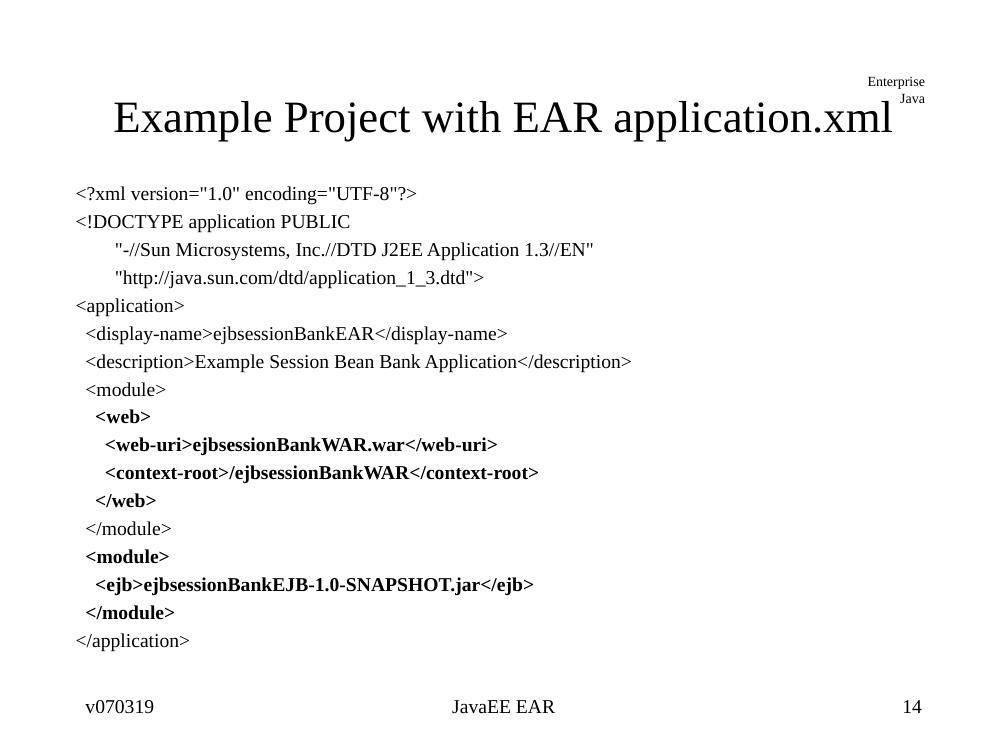
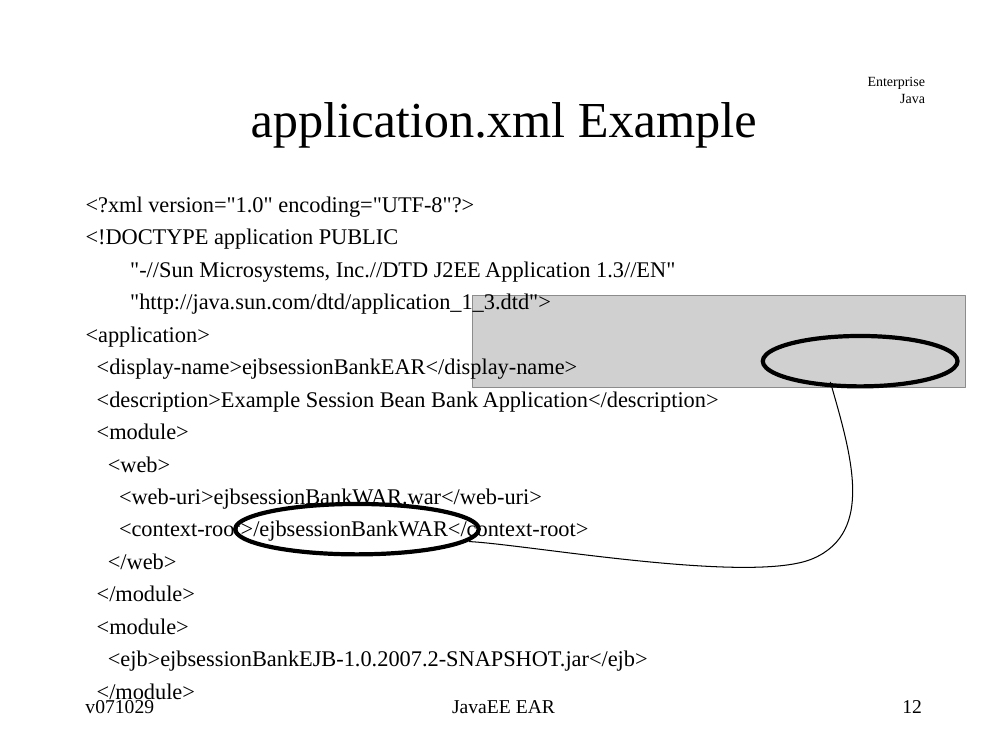
Before and after one commit to jcstaff/ejava-javaee, a slide deck: slide 12 of course-docs/src/site/resources/lectures/javaeeEAR.ppt (slide 14 before the commit). Drawn at 1008x756 pixels with LibreOffice and Linux fonts; fonts in the diff are those of the drawing; grey boxes stand for pictures. Boxes give left, top, right and bottom in pixels: in the first picture for what was removed or moved away, otherwise in the second. Text is boxed around its words. In the diff, an @@ line names an element or a change of style, - is before the commit and + after.

```diff
--- a/course-docs/src/site/resources/lectures/javaeeEAR.ppt
+++ b/course-docs/src/site/resources/lectures/javaeeEAR.ppt
@@ title at <box>251,102,757,148</box>: text changed; size 32 to 36 pt @@
-Example Project with EAR application.xml
+application.xml Example
@@ text at <box>86,196,719,704</box>: size 14 to 16 pt in "<?xml version="1.0" encoding="UTF-8"?>", "<!DOCTYPE application PUBLIC", ""-//Sun Microsystems, Inc.//DTD J2EE Application 1.3//EN"", ""http://java.sun.com/dtd/application_1_3.dtd">" and 11 more places; bold off in "<web>", "<web-uri>ejbsessionBankWAR.war</web-uri>", "<context-root>/ejbsessionBankWAR</context-root>", "</web>" and 2 more places; line spacing 0.83 to 1; less space between paragraphs @@
@@ picture added at <box>473,295,966,387</box> @@
@@ ellipse added at <box>763,336,958,386</box>, outline #000000 3 pt @@
@@ freeform shape added at <box>469,382,873,585</box>, outline #000000 0.74 pt @@
@@ ellipse added at <box>235,504,479,554</box>, outline #000000 3 pt @@
@@ text at <box>76,633,191,652</box>: paragraph removed @@
-</application>
@@ text at <box>108,650,648,671</box>: text changed; size 14 to 16 pt; bold off @@
-<ejb>ejbsessionBankEJB-1.0-SNAPSHOT.jar</ejb>
+<ejb>ejbsessionBankEJB-1.0.2007.2-SNAPSHOT.jar</ejb>
@@ text at <box>85,698,154,714</box>: text changed @@
-v070319
+v071029
@@ page number at <box>902,700,922,713</box>: text changed @@
-14
+12
```
Also in this commit, not shown: 16 other slides changed, 9 slides added, 1 slide removed, 7 other files.
